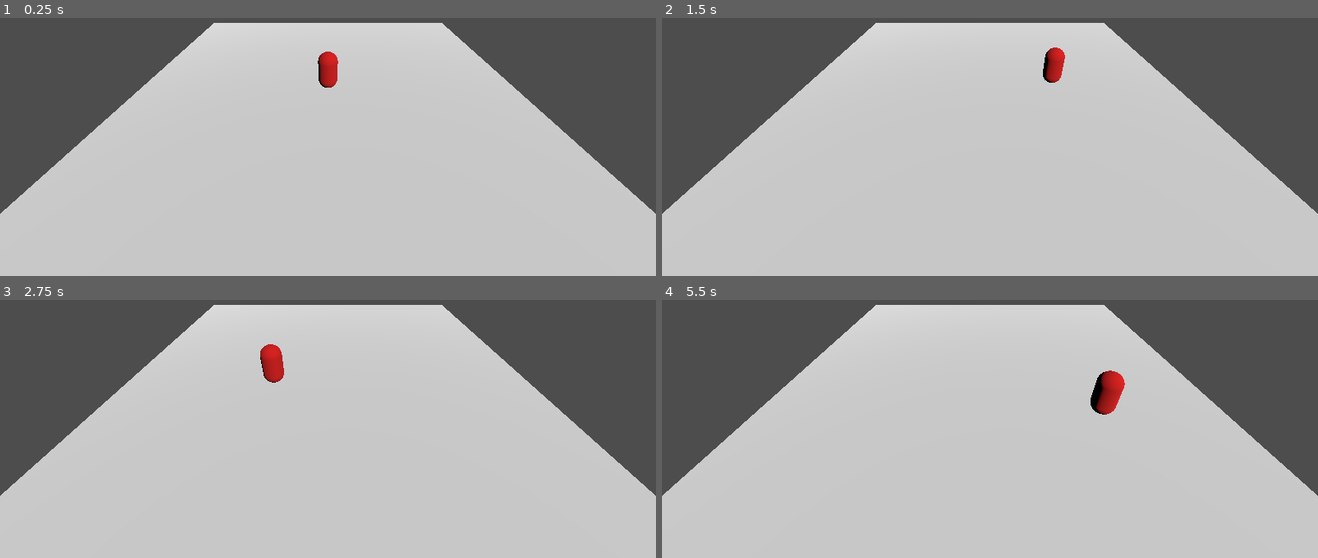
Above: before the commit, frames 1-4 (two rows, left to right).
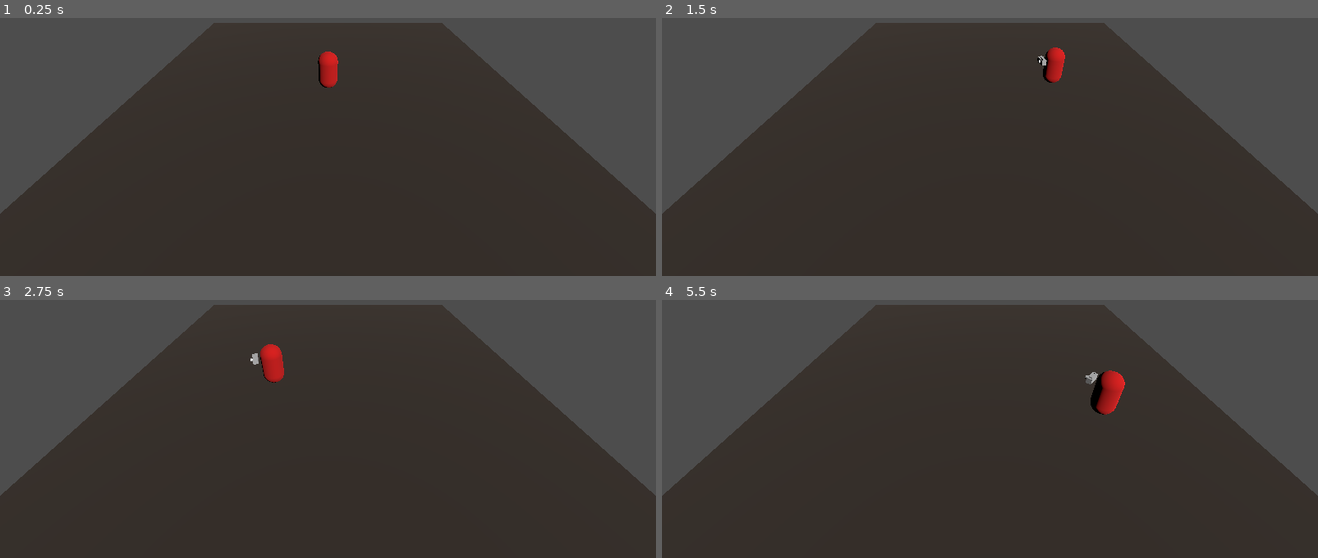
Above: after the commit, the same moments.

Repository: kenan-kartal/photographer-game-prototype
Game: Godot game, scene res://main.tscn
Two runs of this game, one before a commit and one after it. Both use one fixed random seed, a clock stepped at 60 frames per second and the inputs below.
Inputs (mouse positions are in pixels of both pictures, inside the frame that each line leads up to):
- Up to frame 1 (0.25 s): no input
- Up to frame 2 (1.5 s): tap Enter at 0.5 s; move the mouse to (1134, 74) at 0.52 s; click (1134, 74) at 0.67 s; move the mouse to (858, 110) at 1.27 s; click (858, 110) at 1.42 s
- Up to frame 3 (2.75 s): move the mouse to (outside the picture) at 2.02 s; click (outside the picture) at 2.17 s
- Up to frame 4 (5.5 s): move the mouse to (957, 447) at 2.77 s; click (957, 447) at 2.92 s; move the mouse to (1186, 429) at 3.52 s; click (1186, 429) at 3.67 s; move the mouse to (793, 318) at 4.27 s; click (793, 318) at 4.42 s; move the mouse to (1022, 374) at 5.02 s; click (1022, 374) at 5.17 s

The runs differ from the first frame. In frame 1, 74% of the frame differs, in the area x 0-100%, y 1-100%; in frame 2, 74%; in frame 3, 73%; in frame 4, 73%.

Commit message:
Add camera

Diff:
--- a/character.gd
+++ b/character.gd
@@ -1,6 +1,21 @@
 class_name Character extends CharacterBody3D
 
 @export var speed : float = 5.0
+@export var yaw_limit := Vector2(-70, 70)
+@export var pitch_limit := Vector2(-30, 40)
+
+@onready var cam := $CameraGroup/Yaw/Pitch/Camera3D
+
+@onready var _cam_yaw := $CameraGroup/Yaw
+@onready var _cam_pitch := $CameraGroup/Yaw/Pitch
+
+var camera_mode : bool = false:
+	get:
+		return camera_mode
+	set(value):
+		if value != camera_mode:
+			camera_mode = value
+			_update_mode()
 
 var _gravity : float = ProjectSettings.get_setting("physics/3d/default_gravity")
 
@@ -22,6 +37,9 @@
 	_move_state = MovementState.Idle
 	target_reached.emit()
 
+func _update_mode():
+	$CamBorder.visible = camera_mode
+
 func _physics_process(delta):
 	if not is_on_floor():
 		velocity.y -= _gravity * delta
@@ -31,17 +49,19 @@
 	else:
 		if _move_state == MovementState.GoToNode:
 			_target_global_position = _target_node.global_position
-		var dir := _target_global_position - global_position
-		dir.y = 0.0
-		var len := dir.length()
-		if len <= _tolerance:
+		var diff := _target_global_position - global_position
+		diff.y = 0.0
+		var length := diff.length()
+		if length <= _tolerance:
 			_on_target_reached()
+			velocity.x = 0.0
+			velocity.z = 0.0
 		else:
-			dir /= len
-			dir *= speed
-			dir = transform.basis * dir
-		velocity.x = dir.x
-		velocity.z = dir.z
+			look_at(global_position + diff)
+			var forward := transform.basis.z
+			forward *= speed
+			velocity.z = -forward.z
+			velocity.x = -forward.x
 	move_and_slide()
 
 func go_to_target_node(target: Node3D, tolerance: float = 0.1):
@@ -53,3 +73,17 @@
 	_target_global_position = target
 	_tolerance = tolerance
 	_move_state = MovementState.GoToPosition
+
+func stop():
+	_move_state = MovementState.Idle
+
+## Rotate the camera horizontally (rot.x) and vertically (rot.y) in given euler angles.
+func rotate_cam(rot: Vector2):
+	var yaw : float = _cam_yaw.rotation_degrees.y
+	yaw += rot.x
+	yaw = clampf(yaw, yaw_limit.x, yaw_limit.y)
+	var pitch : float = _cam_pitch.rotation_degrees.x
+	pitch += rot.y
+	pitch = clampf(pitch, pitch_limit.x, pitch_limit.y)
+	_cam_yaw.rotation_degrees.y = yaw
+	_cam_pitch.rotation_degrees.x = pitch
--- a/character.tscn
+++ b/character.tscn
@@ -8,6 +8,14 @@
 
 [sub_resource type="StandardMaterial3D" id="StandardMaterial3D_4ff2q"]
 albedo_color = Color(0.839216, 0.0823529, 0.0745098, 1)
+
+[sub_resource type="BoxMesh" id="BoxMesh_c0c7s"]
+
+[sub_resource type="StandardMaterial3D" id="StandardMaterial3D_irfsr"]
+metallic = 0.5
+roughness = 0.4
+
+[sub_resource type="CylinderMesh" id="CylinderMesh_7mdfy"]
 
 [node name="Character" type="CharacterBody3D"]
 transform = Transform3D(1, 0, 0, 0, 1, 0, 0, 0, 1, 0, 1, 0)
@@ -20,3 +28,96 @@
 mesh = SubResource("CapsuleMesh_3k0lo")
 skeleton = NodePath("../..")
 surface_material_override/0 = SubResource("StandardMaterial3D_4ff2q")
+
+[node name="CameraGroup" type="Node3D" parent="."]
+transform = Transform3D(-1, 0, -8.74228e-08, 0, 1, 0, 8.74228e-08, 0, -1, 0, 0.396873, -0.723195)
+
+[node name="Yaw" type="Node3D" parent="CameraGroup"]
+
+[node name="Pitch" type="Node3D" parent="CameraGroup/Yaw"]
+
+[node name="MeshInstance3D" type="MeshInstance3D" parent="CameraGroup/Yaw/Pitch"]
+transform = Transform3D(0.568598, 0, 0, 0, 0.245892, 0, 0, 0, 0.230512, 0, 0, 0)
+mesh = SubResource("BoxMesh_c0c7s")
+skeleton = NodePath("../../..")
+surface_material_override/0 = SubResource("StandardMaterial3D_irfsr")
+
+[node name="MeshInstance3D4" type="MeshInstance3D" parent="CameraGroup/Yaw/Pitch"]
+transform = Transform3D(0.29242, 0, 0, 0, 0.0817193, 0, 0, 0, 0.14306, 0.0707678, 0.142557, -0.00935733)
+mesh = SubResource("BoxMesh_c0c7s")
+skeleton = NodePath("../../..")
+surface_material_override/0 = SubResource("StandardMaterial3D_irfsr")
+
+[node name="MeshInstance3D2" type="MeshInstance3D" parent="CameraGroup/Yaw/Pitch"]
+transform = Transform3D(0.15, 0, 0, 0, -2.18557e-09, -0.15, 0, 0.05, -6.55671e-09, 0.0545317, 0, 0.175057)
+mesh = SubResource("CylinderMesh_7mdfy")
+skeleton = NodePath("../../..")
+surface_material_override/0 = SubResource("StandardMaterial3D_irfsr")
+
+[node name="MeshInstance3D3" type="MeshInstance3D" parent="CameraGroup/Yaw/Pitch"]
+transform = Transform3D(0.08, 0, 0, 0, 0.05, 3.55271e-16, 0, -2.22045e-16, 0.08, -0.204873, 0.126283, -0.0189689)
+mesh = SubResource("CylinderMesh_7mdfy")
+skeleton = NodePath("../../..")
+surface_material_override/0 = SubResource("StandardMaterial3D_irfsr")
+
+[node name="Camera3D" type="Camera3D" parent="CameraGroup/Yaw/Pitch"]
+transform = Transform3D(-1, 0, -8.74228e-08, 0, 1, 0, 8.74228e-08, 0, -1, -7.10543e-15, 0, 0.407886)
+
+[node name="CamBorder" type="Control" parent="."]
+visible = false
+layout_mode = 3
+anchors_preset = 15
+anchor_right = 1.0
+anchor_bottom = 1.0
+grow_horizontal = 2
+grow_vertical = 2
+mouse_filter = 2
+mouse_force_pass_scroll_events = false
+
+[node name="ColorRect" type="ColorRect" parent="CamBorder"]
+layout_mode = 1
+anchors_preset = 15
+anchor_right = 1.0
+anchor_bottom = 1.0
+offset_right = -852.0
+grow_horizontal = 2
+grow_vertical = 2
+mouse_filter = 2
+mouse_force_pass_scroll_events = false
+color = Color(0.0784314, 0.0784314, 0.0784314, 1)
+
+[node name="ColorRect2" type="ColorRect" parent="CamBorder"]
+layout_mode = 1
+anchors_preset = 15
+anchor_right = 1.0
+anchor_bottom = 1.0
+offset_left = 852.0
+grow_horizontal = 2
+grow_vertical = 2
+mouse_filter = 2
+mouse_force_pass_scroll_events = false
+color = Color(0.0784314, 0.0784314, 0.0784314, 1)
+
+[node name="ColorRect3" type="ColorRect" parent="CamBorder"]
+layout_mode = 1
+anchors_preset = 15
+anchor_right = 1.0
+anchor_bottom = 1.0
+offset_bottom = -498.0
+grow_horizontal = 2
+grow_vertical = 2
+mouse_filter = 2
+mouse_force_pass_scroll_events = false
+color = Color(0.0784314, 0.0784314, 0.0784314, 1)
+
+[node name="ColorRect4" type="ColorRect" parent="CamBorder"]
+layout_mode = 1
+anchors_preset = 15
+anchor_right = 1.0
+anchor_bottom = 1.0
+offset_top = 498.0
+grow_horizontal = 2
+grow_vertical = 2
+mouse_filter = 2
+mouse_force_pass_scroll_events = false
+color = Color(0.0784314, 0.0784314, 0.0784314, 1)
--- a/main.tscn
+++ b/main.tscn
@@ -9,7 +9,7 @@
 [sub_resource type="BoxMesh" id="BoxMesh_yv857"]
 
 [sub_resource type="StandardMaterial3D" id="StandardMaterial3D_okbns"]
-albedo_color = Color(0.917647, 0.917647, 0.917647, 1)
+albedo_color = Color(0.219608, 0.184314, 0.156863, 1)
 
 [node name="Main" type="Node3D"]
 
--- a/player.gd
+++ b/player.gd
@@ -11,9 +11,19 @@
 
 var _primary_mouse_button_down : bool = false
 var _secondary_mouse_button_down : bool = false
+var _player_mode := PlayerMode.Top
+
+enum PlayerMode {
+	Top,
+	Photo
+}
 
 func _handle_input_mouse_motion(event: InputEventMouseMotion):
-	push_warning("Not implemented")
+	match _player_mode:
+		PlayerMode.Photo:
+			var rot := camera_speed / CAMERA_SPEED_BASE_PIXEL_COUNT * event.relative
+			rot.x = -rot.x
+			character.rotate_cam(rot)
 
 func _handle_input_mouse_button(event: InputEventMouseButton):
 	if event.button_index == MOUSE_BUTTON_LEFT:
@@ -30,6 +40,22 @@
 			_on_secondary_mouse_button_clicked()
 
 func _on_primary_mouse_button_clicked():
+	match _player_mode:
+		PlayerMode.Top:
+			_move_character()
+		PlayerMode.Photo:
+			push_warning("Not implemented")
+
+func _on_secondary_mouse_button_clicked():
+	_switch_mode()
+
+func _on_character_ready():
+	character.target_reached.connect(_on_target_reached)
+
+func _on_target_reached():
+	pass
+
+func _move_character():
 	var mouse_pos := get_viewport().get_mouse_position()
 	var from : Vector3 = cam.project_ray_origin(mouse_pos)
 	var to : Vector3 = from + cam.project_ray_normal(mouse_pos) * mouse_ray_length
@@ -42,14 +68,17 @@
 		var pos : Vector3 = raycast_result["position"]
 		character.go_to_target_global_position(pos)
 
-func _on_secondary_mouse_button_clicked():
-	push_warning("Not implemented")
-
-func _on_character_ready():
-	character.target_reached.connect(_on_target_reached)
-
-func _on_target_reached():
-	push_warning("Not implemented")
+func _switch_mode():
+	character.stop()
+	match _player_mode:
+		PlayerMode.Top:
+			character.cam.current = true
+			character.camera_mode = true
+			_player_mode = PlayerMode.Photo
+		PlayerMode.Photo:
+			cam.current = true
+			character.camera_mode = false
+			_player_mode = PlayerMode.Top
 
 func _unhandled_input(event):
 	if event is InputEventMouseMotion:
Not shown: 1 places in character.tscn that only renumber resources
